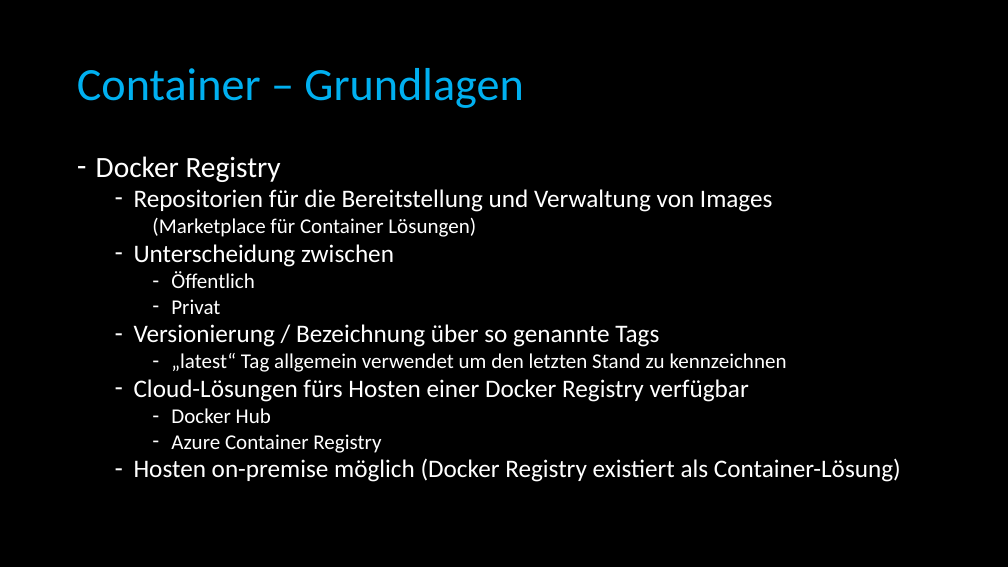
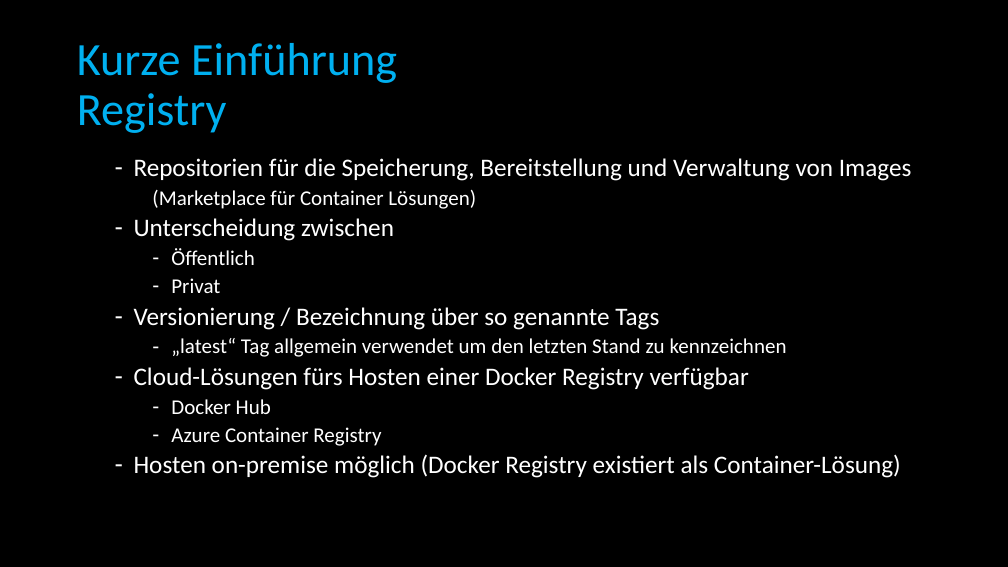
Before and after one commit to BadMadDev/workshop, a slide deck: slide 11 of docs/Docker Workshop.de.pptx (slide 8 before the commit). Drawn at 1008x567 pixels with LibreOffice and Linux fonts; fonts in the diff are those of the drawing. Boxes give left, top, right and bottom in pixels: in the first picture for what was removed or moved away, otherwise in the second. Text is boxed around its words. In the diff, an @@ line names an element or a change of style, - is before the commit and + after.

```diff
--- a/docs/Docker Workshop.de.pptx
+++ b/docs/Docker Workshop.de.pptx
@@ title at (77,43,397,133): text changed @@
-Container – Grundlagen
+Kurze Einführung
+Registry
@@ text at (134,158,912,181): text changed @@
-– Docker Registry
-  – Repositorien für die Bereitstellung und Verwaltung von Images
+  – Repositorien für die Speicherung, Bereitstellung und Verwaltung von Images
@@ text at (134,190,901,478): line spacing 0.8 to 0.9 @@
```
Also in this commit, not shown: 6 other slides changed, 4 slides added, 1 slide removed.
